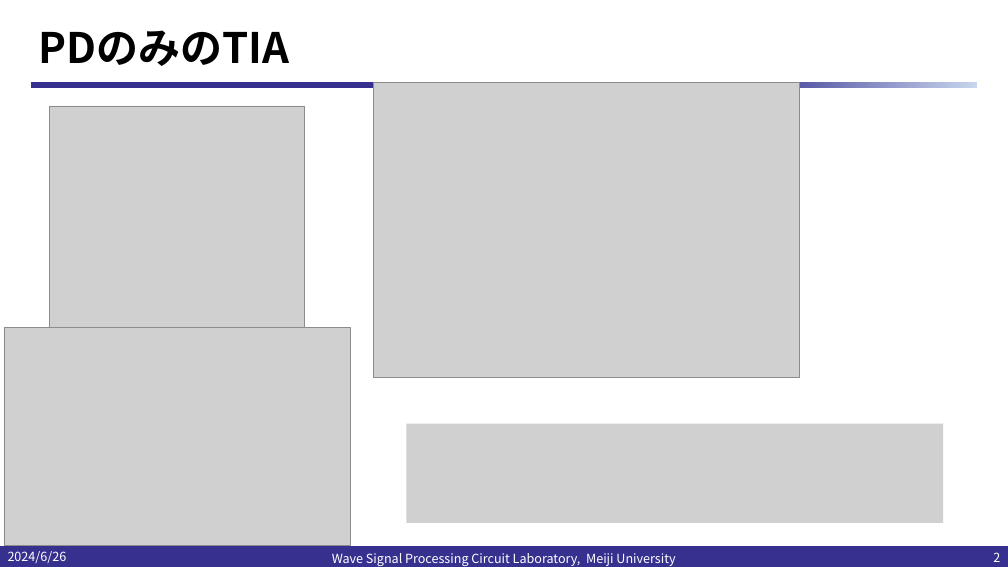
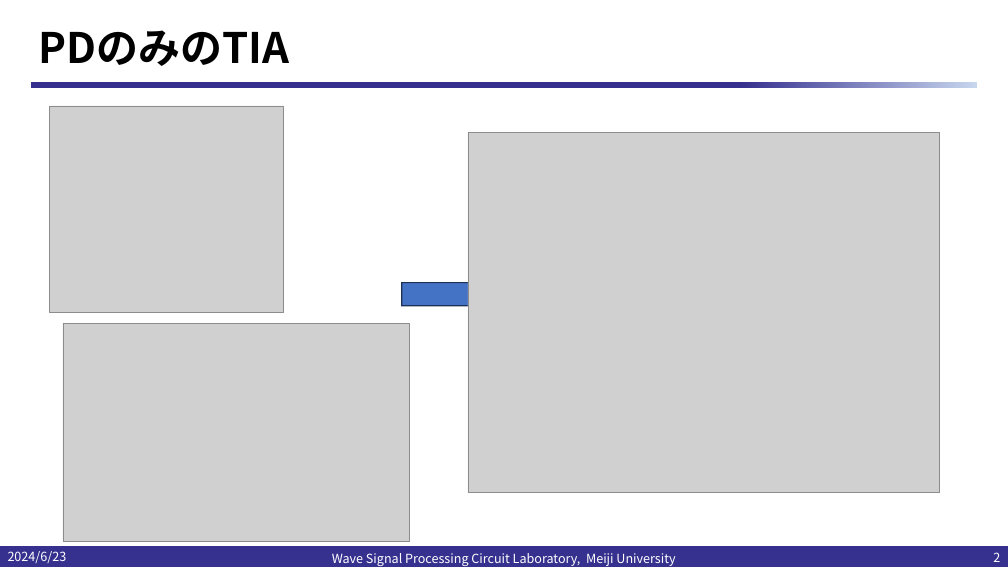
Before and after one commit to kjm-desktop10400/reserch, a slide deck: slide 2 of IHP_2024/20240628/プレゼンテーション2.pptx. Drawn at 1008x567 pixels with LibreOffice and Linux fonts; fonts in the diff are those of the drawing; grey boxes stand for pictures; background and template pictures are left out. Boxes give left, top, right and bottom in pixels: in the first picture for what was removed or moved away, otherwise in the second. Text is boxed around its words. In the diff, an @@ line names an element or a change of style, - is before the commit and + after.

```diff
--- a/IHP_2024/20240628/プレゼンテーション2.pptx
+++ b/IHP_2024/20240628/プレゼンテーション2.pptx
@@ picture removed at box(374, 82, 799, 378) @@
@@ picture: place and size @@
-picture at box(50, 106, 306, 331)
+picture at box(50, 106, 284, 312)
@@ picture added at box(468, 132, 940, 493) @@
@@ right arrow added at box(402, 271, 495, 318), fill #4472C4, outline #1E3256 1 pt @@
@@ picture: place and size @@
-picture at box(4, 327, 350, 545)
+picture at box(63, 324, 409, 541)
@@ picture removed at box(407, 424, 944, 523) @@
@@ text at box(8, 551, 67, 563): text changed @@
-2024/6/26
+2024/6/23
```
Also in this commit, not shown: 2 other slides changed, 3 slides added.
